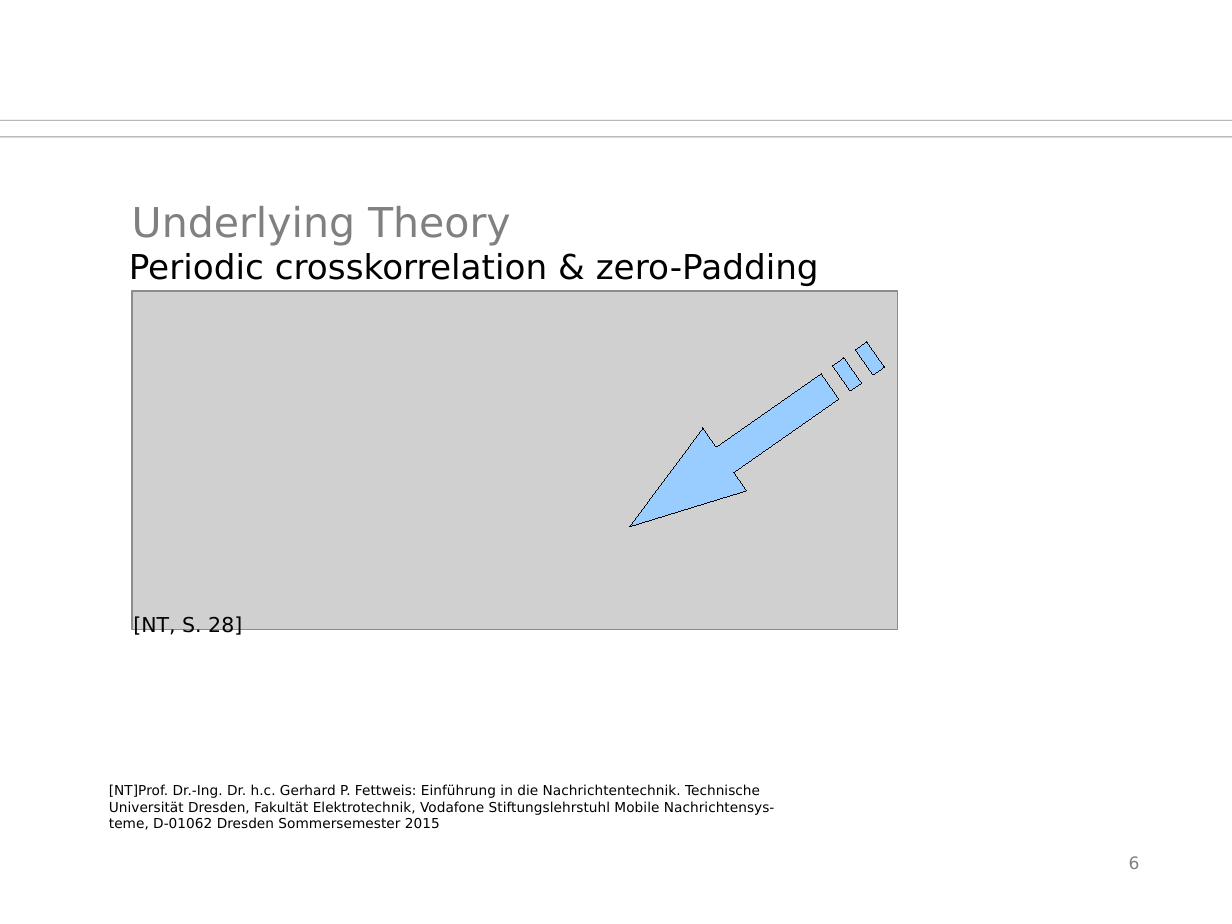
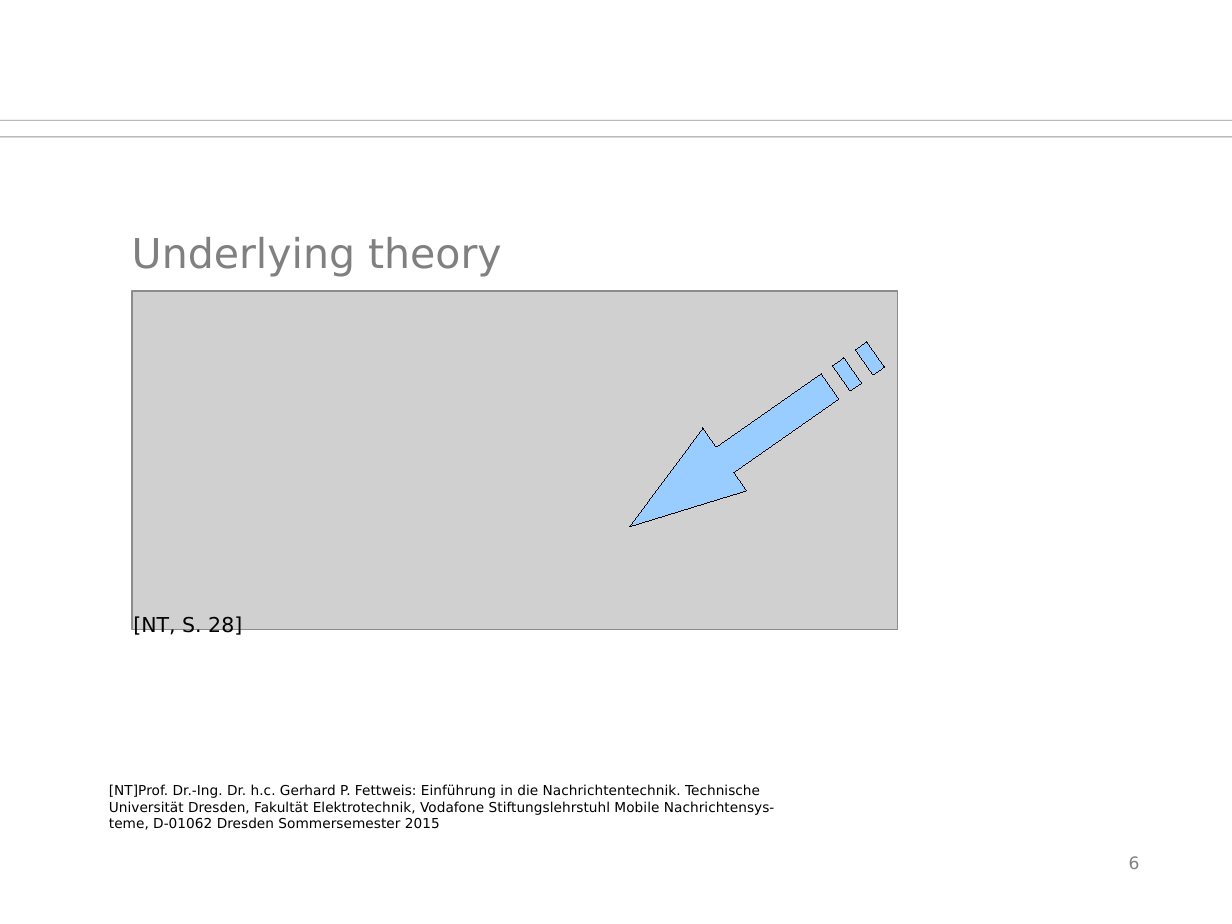
Before and after one commit to orgarten/Hauptseminar, a slide deck: slide 6 of Präsentation/btwf.odp. Drawn at 1232x924 pixels with LibreOffice and Linux fonts; fonts in the diff are those of the drawing; grey boxes stand for pictures; background and template pictures are left out. Boxes give left, top, right and bottom in pixels: in the first picture for what was removed or moved away, otherwise in the second. Text is boxed around its words. In the diff, an @@ line names an element or a change of style, - is before the commit and + after.

```diff
--- a/Präsentation/btwf.odp
+++ b/Präsentation/btwf.odp
@@ title at <box>132,237,502,277</box>: text changed @@
-Underlying Theory
+Underlying theory
@@ text removed at <box>129,253,819,286</box> @@
-Periodic crosskorrelation & zero-Padding
```
Also in this commit, not shown: 1 other slide changed, 1 slide added, 2 other files.
